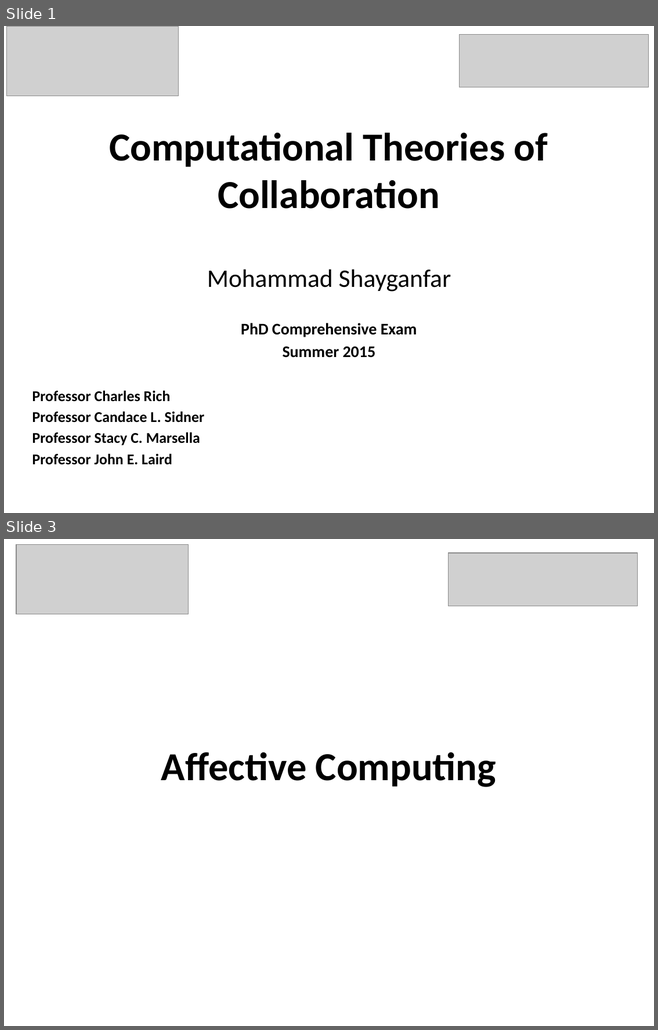
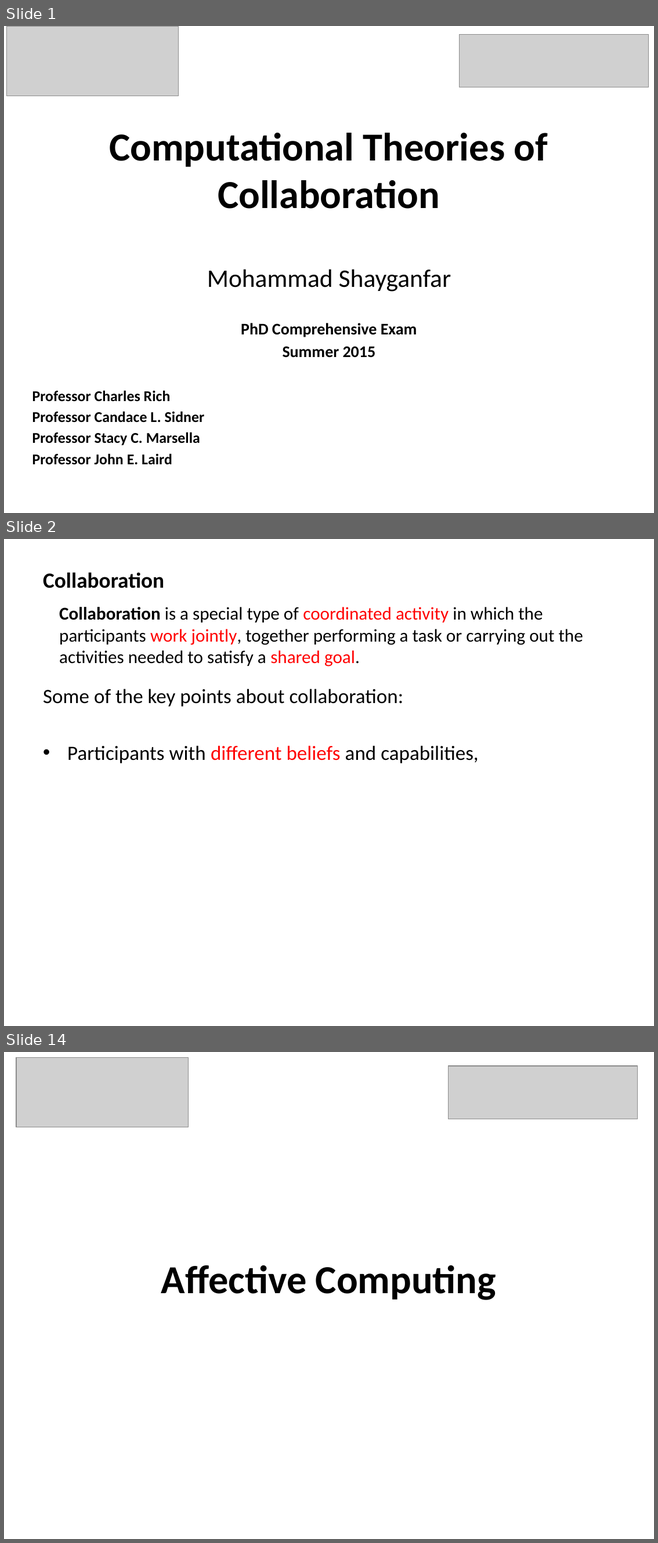
Before and after one commit to mshayganfar/CompExam1, a slide deck: presentation/PhD-comprehensive-exam.pptx. Shown one above the other, each under a label of ours: slides 1 and 3 before the commit, slides 1, 2 and 14 after it; the slides between them are not shown. The pictures are 658x1030 and 658x1543 pixels, drawn with LibreOffice and Linux fonts; fonts in the diff are those of the drawing; grey boxes stand for pictures. Boxes give left, top, right and bottom in pixels: in the first picture for what was removed or moved away, otherwise in the second. Text is boxed around its words. In the diff, an @@ line names an element or a change of style, - is before the commit and + after.

```diff
--- a/presentation/PhD-comprehensive-exam.pptx
+++ b/presentation/PhD-comprehensive-exam.pptx
@@ slide 2 added at bbox=[4, 539, 654, 1026], background #FFFFFF @@
@@ text added at bbox=[43, 572, 164, 588], 24 pt, text #000000, bold @@
+Collaboration
@@ title added at bbox=[59, 607, 583, 667], 20 pt, text #000000 @@
+Collaboration is a special type of coordinated activity in which the participants work jointly, together performing a task or carrying out the activities needed to satisfy a shared goal.
@@ text added at bbox=[43, 689, 478, 763], 22.5 pt, text #000000 @@
+Some of the key points about collaboration:
+• Participants with different beliefs and capabilities,
@@ what was slide 3 is now slide 14 @@
```
Also in this commit, not shown: 11 other slides added, 1 slide removed, 1 other file.
